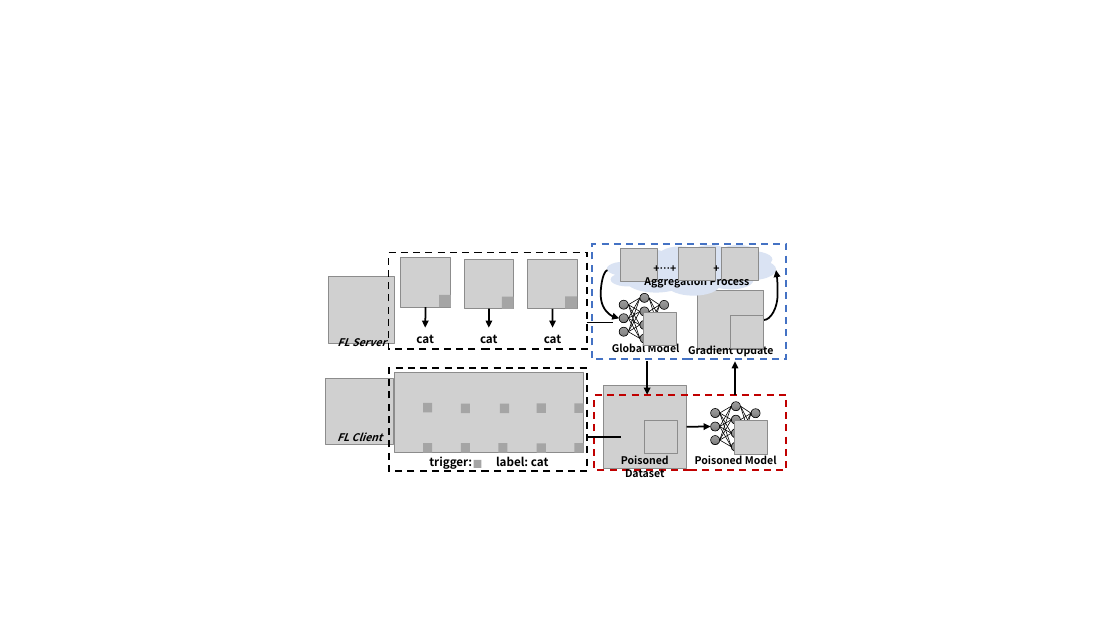
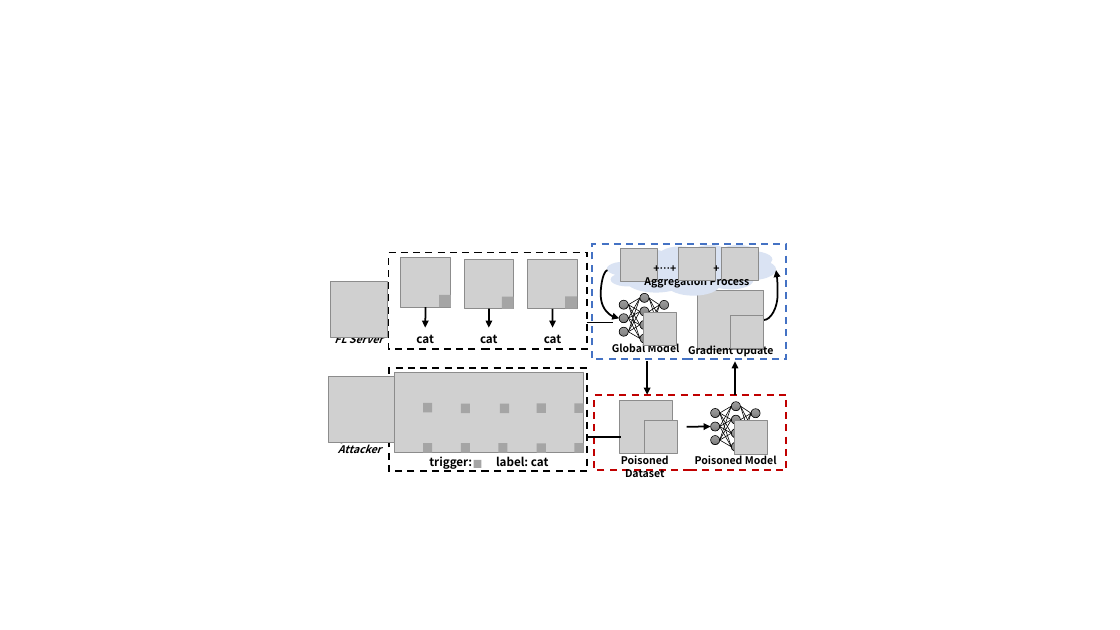
Before and after one commit to WhileBug/FLPhish, a slide deck: slide 1 of Manuscript/figures/Figure_backdoor.pptx. Drawn at 1120x630 pixels with LibreOffice and Linux fonts; fonts in the diff are those of the drawing; grey boxes stand for pictures. Boxes give left, top, right and bottom in pixels: in the first picture for what was removed or moved away, otherwise in the second. Text is boxed around its words. In the diff, an @@ line names an element or a change of style, - is before the commit and + after.

```diff
--- a/Manuscript/figures/Figure_backdoor.pptx
+++ b/Manuscript/figures/Figure_backdoor.pptx
@@ picture: place and size @@
-picture at <box>329,277,395,344</box>
+picture at <box>331,281,387,338</box>
@@ picture removed at <box>604,386,686,468</box> @@
@@ picture added at <box>619,400,672,453</box> @@
@@ text at <box>334,442,385,453</box>: text changed @@
-FL Client
+Byzantine Attacker
```
Also in this commit, not shown: 8 other files.
